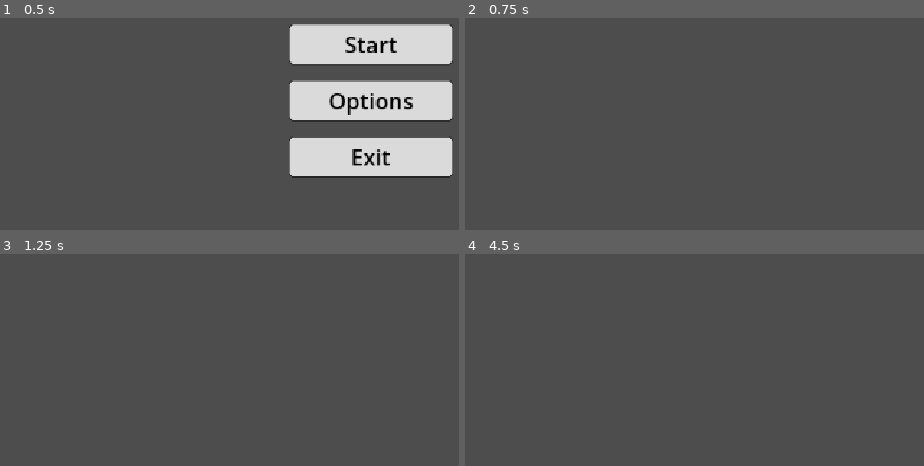
Above: before the commit, frames 1-4 (two rows, left to right).
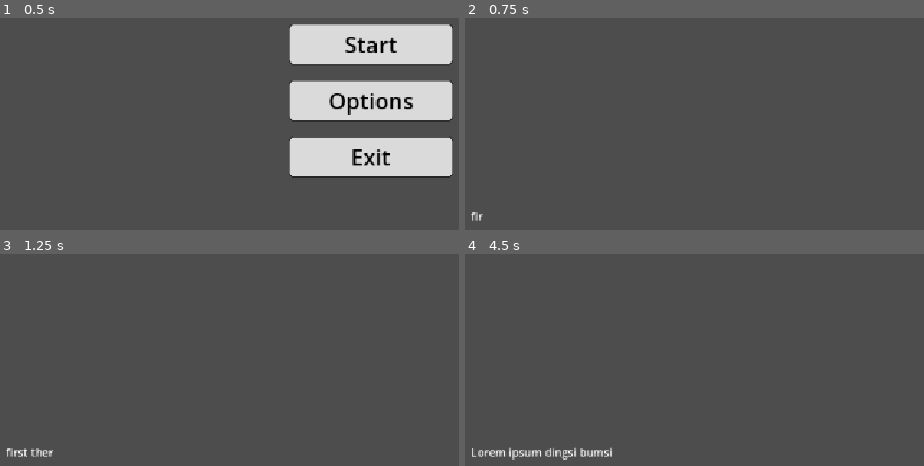
Above: after the commit, the same moments.

Repository: Arrenteks/LD60
Game: Godot game, scene res://menuModule/base_menu.tscn
The game is run twice, just before and just after one commit, with the same random seed, the same clock (stepped at 60 frames per second) and the same inputs.
Inputs (mouse positions are in pixels of both pictures, inside the frame that each line leads up to):
- Up to frame 1 (0.5 s): no input
- Up to frame 2 (0.75 s): click "Start" at 0.5 s
- Up to frame 3 (1.25 s): no input
- Up to frame 4 (4.5 s): move the mouse to (outside the picture) at 1.27 s; tap Enter at 2, 4.25 s; move the mouse to (676, 360) at 2.02 s; tap Space at 2.75 s; move the mouse to (outside the picture) at 2.77 s; move the mouse to (795, 427) at 3.52 s; move the mouse to (outside the picture) at 4.27 s

Frame 1 is identical in both runs. In frame 2, less than 0.1% of the frame differs, in the area x 1-4%, y 91-96%; in frame 3, 0.3%; in frame 4, 0.7%, in the area x 1-33%, y 91-98%.

Commit message:
added textbox to main scene

Diff:
--- a/ld-60/scenes/MainGameScene.tscn
+++ b/ld-60/scenes/MainGameScene.tscn
@@ -1,11 +1,14 @@
 [gd_scene format=3 uid="uid://bmf7o48xbp3w8"]
 
 [ext_resource type="PackedScene" uid="uid://c6ihyv5ev2ctt" path="res://menuModule/PauseMenu/PauseMenu.tscn" id="1_6xila"]
+[ext_resource type="PackedScene" uid="uid://ccy2o7kramesx" path="res://scenes/DialogSystem/dialogWindow.tscn" id="2_cpixv"]
 
 [node name="MainGameScene" type="Node" unique_id=417379477]
 
 [node name="CanvasLayer" type="CanvasLayer" parent="." unique_id=305884312]
 
+[node name="DialogWindow" parent="CanvasLayer" unique_id=235159567 instance=ExtResource("2_cpixv")]
+
 [node name="PauseMenu" parent="CanvasLayer" unique_id=614204342 instance=ExtResource("1_6xila")]
 process_mode = 3
 visible = false
